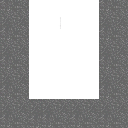
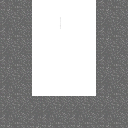
Layer changes from the first w=128, h=128 image to the second:
painted on "Háttér" over box(29, 0, 99, 100)
